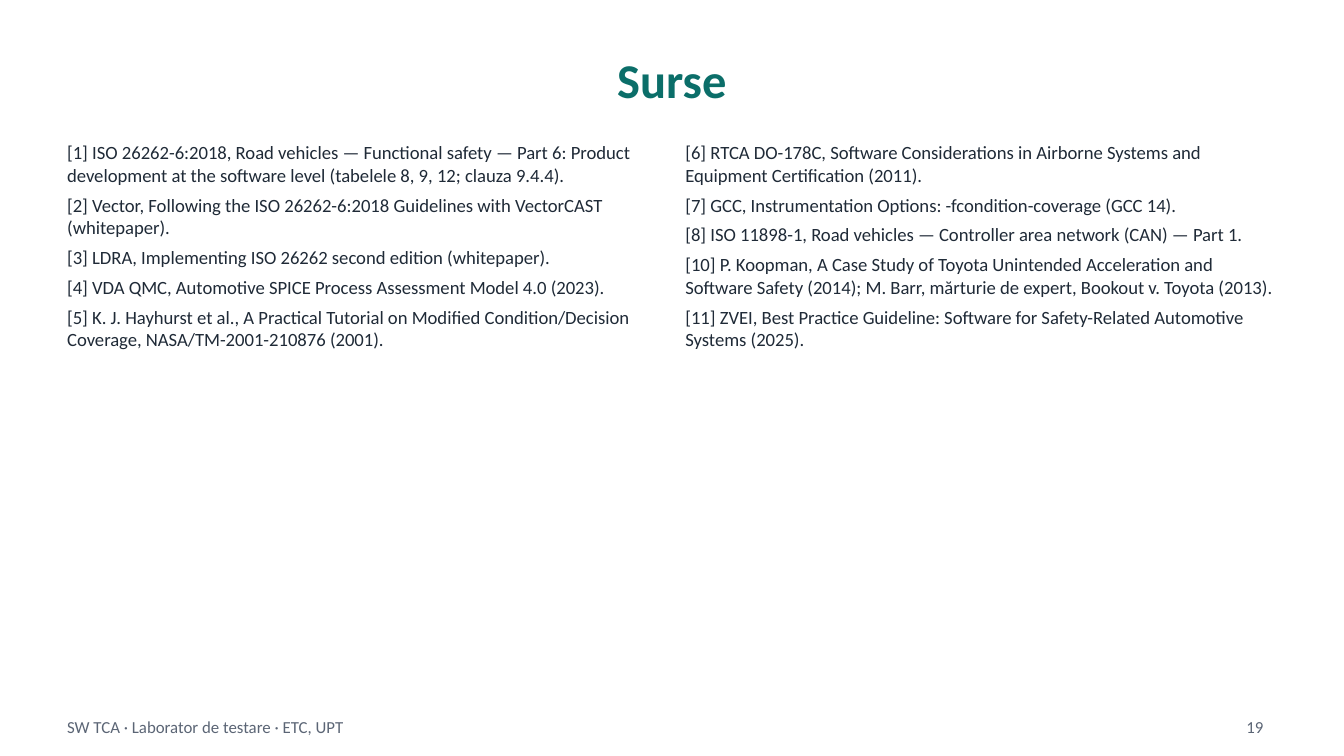
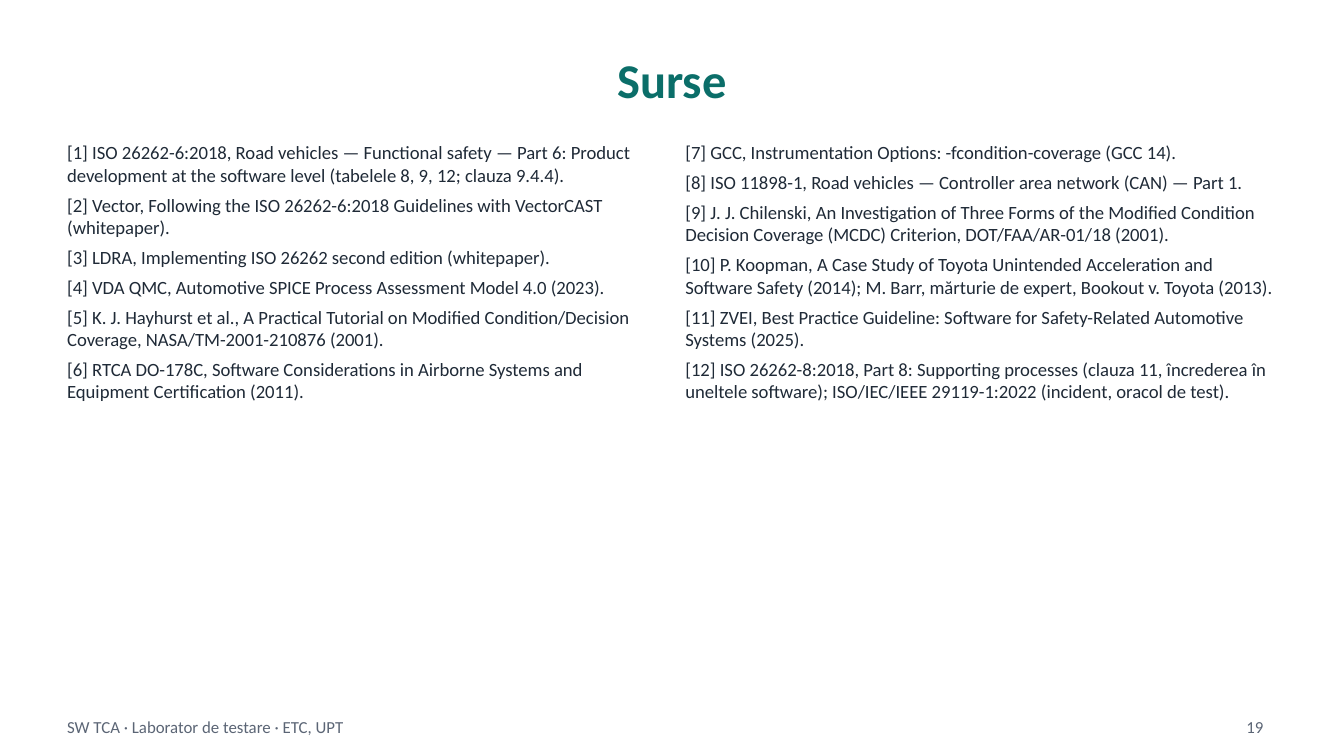
Before and after one commit to madalinatolontan1-ai/sw-tca-lab, a slide deck: slide 19 of materials/SW_TCA_curs_RO.pptx. Drawn at 1344x756 pixels with LibreOffice and Linux fonts; fonts in the diff are those of the drawing. Boxes give left, top, right and bottom in pixels: in the first picture for what was removed or moved away, otherwise in the second. Text is boxed around its words. In the diff, an @@ line names an element or a change of style, - is before the commit and + after.

```diff
--- a/materials/SW_TCA_curs_RO.pptx
+++ b/materials/SW_TCA_curs_RO.pptx
@@ text at (x1=685, y1=145, x2=1200, y2=185): paragraph removed @@
-[6] RTCA DO-178C, Software Considerations in Airborne Systems and Equipment Certification (2011).
@@ text at (x1=685, y1=205, x2=1255, y2=244): paragraph added @@
+[9] J. J. Chilenski, An Investigation of Three Forms of the Modified Condition Decision Coverage (MCDC) Criterion, DOT/FAA/AR-01/18 (2001).
@@ text at (x1=67, y1=362, x2=582, y2=401): paragraph added @@
+[6] RTCA DO-178C, Software Considerations in Airborne Systems and Equipment Certification (2011).
@@ text at (x1=685, y1=362, x2=1266, y2=401): paragraph added @@
+[12] ISO 26262-8:2018, Part 8: Supporting processes (clauza 11, încrederea în uneltele software); ISO/IEC/IEEE 29119-1:2022 (incident, oracol de test).
```
Also in this commit, not shown: 7 other slides changed, 3 other files.
